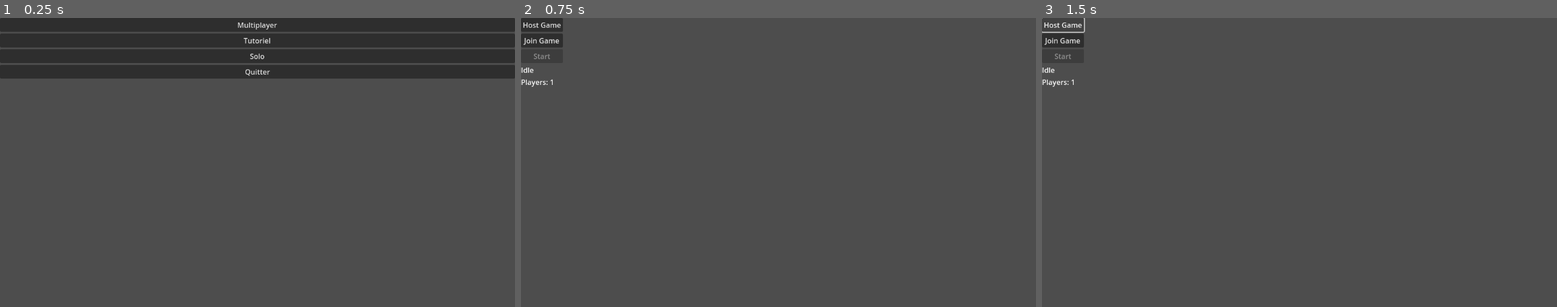
Above: before the commit, frames 1-3 (left to right).
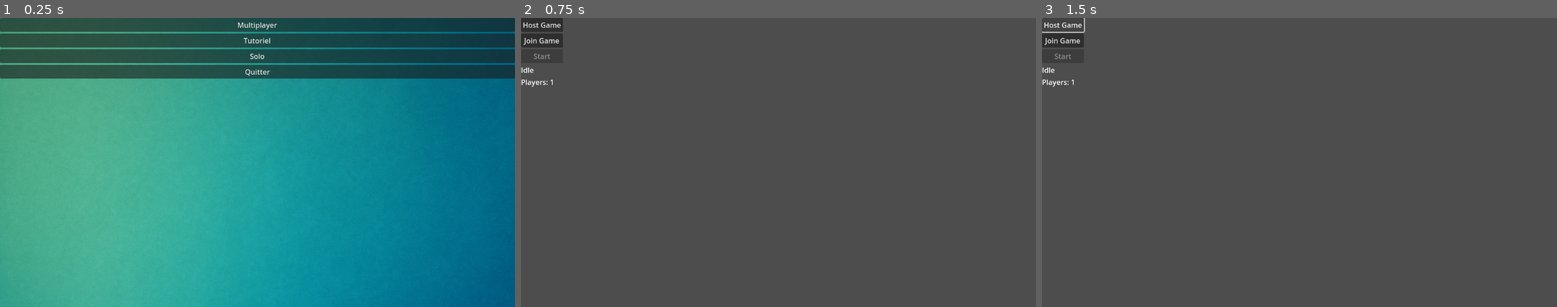
Above: after the commit, the same moments.

Repository: cbCielblanc/deckbuilding
Game: Godot game, scene res://scenes/MainMenu.tscn
Two runs of this game, one before a commit and one after it. Both use one fixed random seed, a clock stepped at 60 frames per second and the inputs below.
Inputs:
- Up to frame 1 (0.25 s): no input
- Up to frame 2 (0.75 s): click "Multiplayer" at 0.5 s
- Up to frame 3 (1.5 s): click "Host Game" at 1.25 s

The runs differ from the first frame. In frame 1, 99% of the frame differs, in the area x 0-100%, y 0-100%; in frame 2, nothing differs; in frame 3, nothing differs.

Commit message:
Use tabs for menu scripts

Diff:
--- a/scenes/Main.tscn
+++ b/scenes/Main.tscn
@@ -1,8 +1,14 @@
-[gd_scene load_steps=2 format=3 uid="uid://cjdqxa7aoixfn"]
+[gd_scene load_steps=3 format=3 uid="uid://cjdqxa7aoixfn"]
 
 [ext_resource type="Script" uid="uid://pwh5hqjc6nvx" path="res://scripts/game_manager.gd" id="1"]
+[ext_resource type="Texture2D" path="res://assets/ui/bg_main.png" id="2"]
 
 [node name="Main" type="Node"]
 script = ExtResource("1")
 
 [node name="UI" type="CanvasLayer" parent="."]
+[node name="Background" type="TextureRect" parent="UI"]
+anchor_right = 1.0
+anchor_bottom = 1.0
+z_index = -1
+texture = ExtResource("2")
--- a/scenes/MainMenu.tscn
+++ b/scenes/MainMenu.tscn
@@ -1,6 +1,7 @@
-[gd_scene load_steps=2 format=3 uid="uid://cqgbsfl8lecy0"]
+[gd_scene load_steps=3 format=3 uid="uid://cqgbsfl8lecy0"]
 
 [ext_resource type="Script" uid="uid://cnx43v3lgxsm6" path="res://ui/main_menu.gd" id="1"]
+[ext_resource type="Texture2D" path="res://assets/ui/bg_main.png" id="2"]
 
 [node name="MainMenu" type="Control"]
 layout_mode = 3
@@ -10,6 +11,12 @@
 grow_horizontal = 2
 grow_vertical = 2
 script = ExtResource("1")
+
+[node name="Background" type="TextureRect" parent="."]
+anchor_right = 1.0
+anchor_bottom = 1.0
+z_index = -1
+texture = ExtResource("2")
 
 [node name="VBox" type="VBoxContainer" parent="."]
 layout_mode = 0
--- a/ui/lobby_menu.gd
+++ b/ui/lobby_menu.gd
@@ -11,6 +11,9 @@
 var net : NetworkManager = null
 
 func _ready() -> void:
+	if not Engine.is_editor_hint():
+		DisplayServer.window_set_mode(DisplayServer.WINDOW_MODE_WINDOWED)
+		DisplayServer.window_set_size(Vector2i(1280, 720))
 	start_btn.disabled = true
 	players_lbl.text   = "Players: 1"
 	status_lbl.text    = "Idle"
@@ -52,6 +55,9 @@
 
 # ------------------------------------------------------------- démarrer partie
 func _on_StartButton_pressed() -> void:
+	if not Engine.is_editor_hint():
+		DisplayServer.window_set_mode(DisplayServer.WINDOW_MODE_EXCLUSIVE_FULLSCREEN)
+		DisplayServer.window_set_size(Vector2i(1920, 1080))
 	var main := preload("res://scenes/Main.tscn").instantiate()
 	get_tree().root.add_child(main)
 	queue_free()
--- a/ui/main_menu.gd
+++ b/ui/main_menu.gd
@@ -8,23 +8,35 @@
 
 func _ready() -> void:
 	# Auto-connect des signaux si besoin
+	if not Engine.is_editor_hint():
+		DisplayServer.window_set_mode(DisplayServer.WINDOW_MODE_WINDOWED)
+		DisplayServer.window_set_size(Vector2i(1280, 720))
 	$VBox/SoloButton.pressed.connect(_on_SoloButton_pressed)
 	$VBox/MultiButton.pressed.connect(_on_MultiButton_pressed)
 	$VBox/TutoButton.pressed.connect(_on_TutoButton_pressed)
 	$VBox/QuitButton.pressed.connect(_on_QuitButton_pressed)
 
-func _on_SoloButton_pressed():
+func _on_SoloButton_pressed() -> void:
+	if not Engine.is_editor_hint():
+		DisplayServer.window_set_mode(DisplayServer.WINDOW_MODE_EXCLUSIVE_FULLSCREEN)
+		DisplayServer.window_set_size(Vector2i(1920, 1080))
 	get_tree().change_scene_to_file("res://scenes/Main.tscn")
 
-func _on_MultiButton_pressed():
+func _on_MultiButton_pressed() -> void:
+	if not Engine.is_editor_hint():
+		DisplayServer.window_set_mode(DisplayServer.WINDOW_MODE_WINDOWED)
+		DisplayServer.window_set_size(Vector2i(1280, 720))
 	get_tree().change_scene_to_file("res://scenes/LobbyMenu.tscn")
 
-func _on_TutoButton_pressed():
+func _on_TutoButton_pressed() -> void:
+	if not Engine.is_editor_hint():
+		DisplayServer.window_set_mode(DisplayServer.WINDOW_MODE_EXCLUSIVE_FULLSCREEN)
+		DisplayServer.window_set_size(Vector2i(1920, 1080))
 	var main := preload("res://scenes/Main.tscn").instantiate()
 	get_tree().root.add_child(main)
 	var tuto := preload("res://scripts/tutorial_manager.gd").new()
 	main.add_child(tuto)
 	tuto.start()
 
-func _on_QuitButton_pressed():
+func _on_QuitButton_pressed() -> void:
 	get_tree().quit()
Not shown, changed: scenes/README.md
Not shown, changed: ui/README.md
